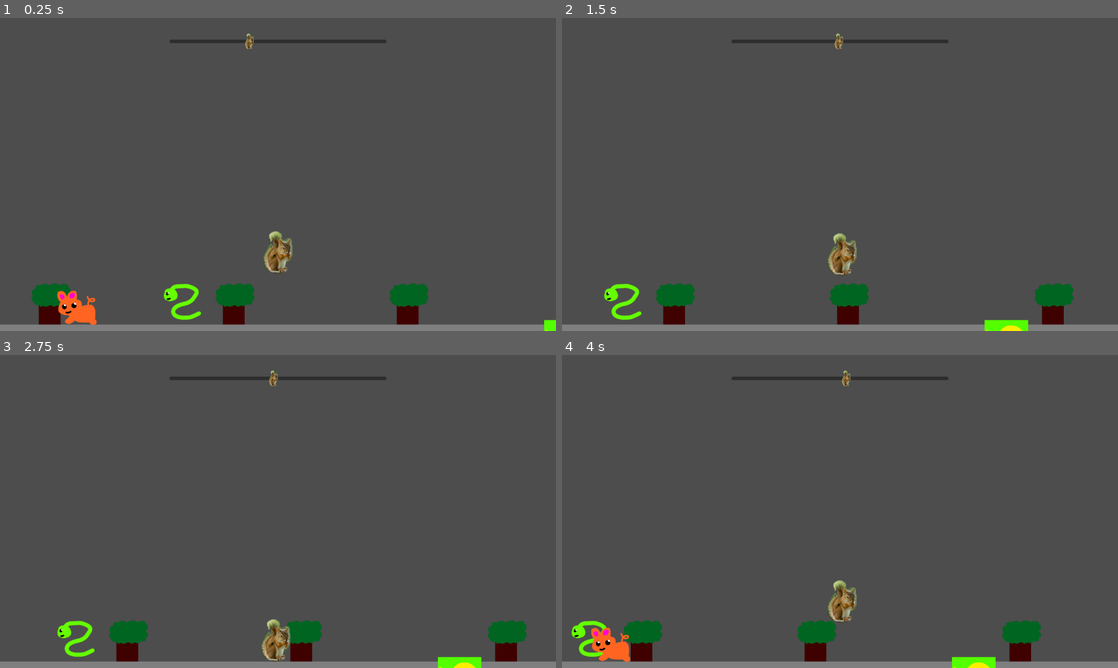
Above: before the commit, frames 1-4 (two rows, left to right).
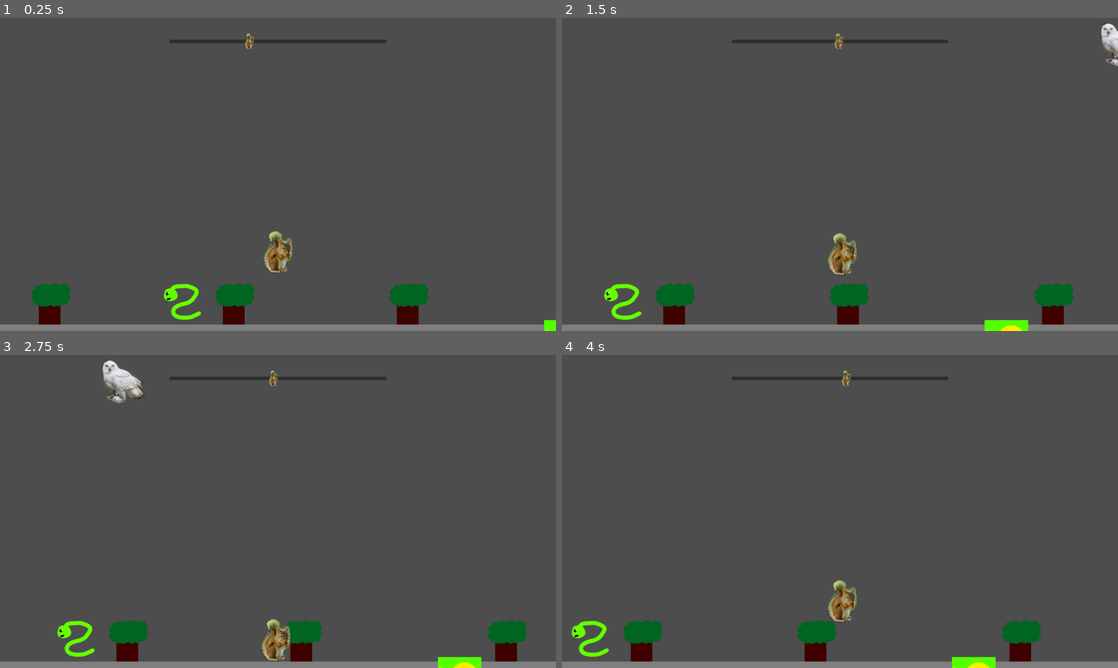
Above: after the commit, the same moments.

Repository: CamComDuck/SquirrelFamily
Game: Godot game, scene res://level/level.tscn
The game is run twice, just before and just after one commit, with the same random seed, the same clock (stepped at 60 frames per second) and the same inputs.
Inputs:
- Up to frame 1 (0.25 s): no input
- Up to frame 2 (1.5 s): hold D (move_right) from 0.53 s (still down); tap Space (action) at 0.6, 1.35 s; tap W (jump) at 0.77 s
- Up to frame 3 (2.75 s): tap W (jump) at 1.52 s; release D (move_right) at 2.03 s; hold A (move_left) from 2.03 s (still down); tap Space (action) at 2.1 s
- Up to frame 4 (4 s): release A (move_left) at 2.78 s; hold D (move_right) from 2.78 s (still down); tap Space (action) at 2.85, 3.6 s; tap W (jump) at 3.02, 3.77 s

The runs differ from the first frame. In frame 1, 0.5% of the frame differs, in the area x 10-18%, y 87-98%; in frame 2, 0.3%; in frame 3, 0.6%, in the area x 18-27%, y 1-16%; in frame 4, 0.5%.

Commit message:
Add win condition when Snake, Rabbit, and Fish are complete

Diff:
--- a/project/level/level.gd
+++ b/project/level/level.gd
@@ -3,7 +3,7 @@
 var _max_x := 2350
 var _min_x := -1075
 
-@onready var game_lost_label: Label = $GameLostLabel
+@onready var game_end_label: Label = $GameEndLabel
 @onready var camera_2d: Camera2D = $Camera2D
 @onready var squirrel: Squirrel = $Squirrel
 @onready var fish: Sprite2D = $Fish
@@ -67,9 +67,18 @@
 	screen_scroll_bar.position.x = camera_2d.position.x - (screen_scroll_bar.size.x / 2)
 
 func _on_owl_game_lost() -> void:
-	game_lost_label.show()
+	game_end_label.position.x = squirrel.position.x - (game_end_label.size.x / 2)
+	game_end_label.text = "You lost!"
+	game_end_label.show()
 
 
 func _on_squirrel_game_lost() -> void:
-	game_lost_label.position.x = squirrel.position.x - (game_lost_label.size.x / 2)
-	game_lost_label.show()
+	game_end_label.position.x = squirrel.position.x - (game_end_label.size.x / 2)
+	game_end_label.text = "You lost!"
+	game_end_label.show()
+
+
+func _on_squirrel_game_won() -> void:
+	game_end_label.position.x = squirrel.position.x - (game_end_label.size.x / 2)
+	game_end_label.text = "You Win!"
+	game_end_label.show()
--- a/project/level/level.tscn
+++ b/project/level/level.tscn
@@ -52,7 +52,7 @@
 z_as_relative = false
 position = Vector2(-1075, 60)
 
-[node name="GameLostLabel" type="Label" parent="."]
+[node name="GameEndLabel" type="Label" parent="."]
 visible = false
 anchors_preset = 8
 anchor_left = 0.5
@@ -172,10 +172,18 @@
 shape = SubResource("CircleShape2D_4d756")
 
 [node name="Rabbit" parent="." instance=ExtResource("11_vl36j")]
-position = Vector2(-112, 644)
+position = Vector2(751, 603)
 
 [connection signal="game_lost" from="Squirrel" to="." method="_on_squirrel_game_lost"]
 [connection signal="game_lost" from="Squirrel" to="Owl" method="_on_squirrel_game_lost"]
+[connection signal="game_lost" from="Squirrel" to="Rabbit" method="_on_squirrel_game_lost"]
+[connection signal="game_won" from="Squirrel" to="." method="_on_squirrel_game_won"]
+[connection signal="game_won" from="Squirrel" to="Owl" method="_on_squirrel_game_won"]
+[connection signal="game_won" from="Squirrel" to="Rabbit" method="_on_squirrel_game_won"]
+[connection signal="rabbit_picked_up" from="Squirrel" to="Rabbit" method="_on_squirrel_rabbit_picked_up"]
+[connection signal="rabbit_placed_in_tree" from="Squirrel" to="Rabbit" method="_on_squirrel_rabbit_placed_in_tree"]
 [connection signal="game_lost" from="Owl" to="." method="_on_owl_game_lost"]
 [connection signal="game_lost" from="Owl" to="Squirrel" method="_on_owl_game_lost"]
+[connection signal="game_lost" from="Owl" to="Rabbit" method="_on_owl_game_lost"]
 [connection signal="timeout" from="Snake/BiteTimer" to="Squirrel" method="_on_bite_timer_timeout"]
+[connection signal="escaped_tree" from="Rabbit" to="Squirrel" method="_on_rabbit_escaped_tree"]
--- a/project/owl/owl.gd
+++ b/project/owl/owl.gd
@@ -12,7 +12,7 @@
 var _is_hunting := false
 var _is_diving := false
 var _dive_x : float
-var _can_move : bool = false
+var _can_move : bool = true
 
 @onready var _hunt_timer_object : Timer = $HuntTimer
 
@@ -83,3 +83,8 @@
 
 	elif body.name != "Floor" and body.name != "Ceiling":
 		_moving_left = not _moving_left
+
+
+func _on_squirrel_game_won() -> void:
+	_can_move = false
+	linear_velocity = Vector2.ZERO
--- a/project/rabbit/rabbit.gd
+++ b/project/rabbit/rabbit.gd
@@ -1,7 +1,9 @@
 class_name Rabbit
 extends CharacterBody2D
 
-const SPEED = 300.0
+signal escaped_tree
+
+const SPEED = 200.0
 const JUMP_VELOCITY = -500.0
 
 var _can_move := true
@@ -10,8 +12,10 @@
 
 @onready var move_timer: Timer = $MoveTimer
 @onready var shape_cast_2d: ShapeCast2D = $ShapeCast2D
+@onready var escape_timer: Timer = $EscapeTimer
 
 func _ready() -> void:
+	position.x = randf_range(-1075, 2350)
 	move_timer.wait_time = randf_range(1, 4)
 	_direction = randi_range(-1, 1)
 	move_timer.start()
@@ -36,12 +40,55 @@
 		move_and_slide()
 
 	for i in shape_cast_2d.get_collision_count():
-		var current_collision = shape_cast_2d.get_collider(i)
+		var collision = shape_cast_2d.get_collider(i).name
 
-		if (current_collision.name == "Rock" or current_collision.name == "PondClean" or current_collision.name == "PondDirty") and is_on_floor():
+		if (collision == "Rock" or collision == "PondClean" or collision == "PondDirty") and is_on_floor():
 			velocity.y = JUMP_VELOCITY
 
 func _on_move_timer_timeout() -> void:
 	move_timer.wait_time = randf_range(1, 3)
 	_direction = randi_range(-1, 1)
 	move_timer.start()
+
+
+func _on_squirrel_rabbit_picked_up() -> void:
+	velocity = Vector2.ZERO
+	_can_move = not _can_move
+	shape_cast_2d.enabled = not shape_cast_2d.enabled
+
+
+func _on_squirrel_rabbit_placed_in_tree() -> void:
+	escape_timer.wait_time = randf_range(5, 10)
+	escape_timer.start()
+
+
+func _on_escape_timer_timeout() -> void:
+	velocity = Vector2.ZERO
+	_can_move = not _can_move
+	shape_cast_2d.enabled = not shape_cast_2d.enabled
+
+	move_timer.wait_time = randf_range(1, 3)
+	_direction = randi_range(-1, 1)
+	move_timer.start()
+	escaped_tree.emit()
+
+
+func _on_squirrel_game_lost() -> void:
+	_can_move = false
+	velocity = Vector2.ZERO
+	move_timer.stop()
+	escape_timer.stop()
+
+
+func _on_squirrel_game_won() -> void:
+	_can_move = false
+	velocity = Vector2.ZERO
+	move_timer.stop()
+	escape_timer.stop()
+
+
+func _on_owl_game_lost() -> void:
+	_can_move = false
+	velocity = Vector2.ZERO
+	move_timer.stop()
+	escape_timer.stop()
--- a/project/rabbit/rabbit.tscn
+++ b/project/rabbit/rabbit.tscn
@@ -31,4 +31,8 @@
 target_position = Vector2(0, 0)
 collision_mask = 3
 
+[node name="EscapeTimer" type="Timer" parent="."]
+one_shot = true
+
 [connection signal="timeout" from="MoveTimer" to="." method="_on_move_timer_timeout"]
+[connection signal="timeout" from="EscapeTimer" to="." method="_on_escape_timer_timeout"]
--- a/project/squirrel/squirrel.gd
+++ b/project/squirrel/squirrel.gd
@@ -2,6 +2,9 @@
 extends CharacterBody2D
 
 signal game_lost
+signal game_won
+signal rabbit_picked_up
+signal rabbit_placed_in_tree
 
 const SPEED = 300.0
 const JUMP_VELOCITY = -500.0
@@ -9,8 +12,9 @@
 var _can_move := true
 var _is_hiding := false
 
-var _fish_in_dirty_pond := true
+var _fish_in_clean_pond := false
 var _snake_on_rock := false
+var _rabbit_in_tree = false
 var _object_in_hand : String = "NONE"
 
 @onready var shape_cast_2d: ShapeCast2D = $ShapeCast2D
@@ -21,6 +25,7 @@
 @onready var snake: Area2D = $"../Snake"
 @onready var bite_progress_bar: ProgressBar = $"../Snake/BiteProgressBar"
 @onready var bite_timer: Timer = $"../Snake/BiteTimer"
+@onready var rabbit: Rabbit = $"../Rabbit"
 
 func _physics_process(delta: float) -> void:
 	if _can_move:
@@ -56,9 +61,13 @@
 	elif _object_in_hand == "SNAKE":
 		snake.position = position
 		bite_progress_bar.value = (bite_timer.time_left / bite_timer.wait_time) * 100
+	elif _object_in_hand == "RABBIT":
+		rabbit.position = Vector2(position.x, position.y - 125)
+
 
 	# HANDLE COLLISIONS
 	for i in shape_cast_2d.get_collision_count():
+
 
 		if shape_cast_2d.get_collider(i).name == "Owl":
 
@@ -67,28 +76,31 @@
 
 		elif shape_cast_2d.get_collider(i).has_method("is_tree"):
 
-			if Input.is_action_just_pressed("action") and not _is_hiding:
+			if Input.is_action_just_pressed("action") and _object_in_hand == "RABBIT":
+				_object_in_hand = "NONE"
+				rabbit_placed_in_tree.emit()
+				_rabbit_in_tree = true
+
+			elif Input.is_action_just_pressed("action") and not _is_hiding:
 				_is_hiding = true
 				_can_move = false
 
 		elif shape_cast_2d.get_collider(i).name == "PondDirty":
 
-			if Input.is_action_just_pressed("action") and _fish_in_dirty_pond and _object_in_hand == "NONE":
-				_fish_in_dirty_pond = false
+			if Input.is_action_just_pressed("action") and not _fish_in_clean_pond and _object_in_hand == "NONE":
 				_object_in_hand = "FISH"
-			elif Input.is_action_just_pressed("action") and not _fish_in_dirty_pond and _object_in_hand == "FISH":
-				_fish_in_dirty_pond = true
+			elif Input.is_action_just_pressed("action") and not _fish_in_clean_pond and _object_in_hand == "FISH":
 				_object_in_hand = "NONE"
 				fish.position = pond_dirty.position
 
 		elif shape_cast_2d.get_collider(i).name == "PondClean":
 
-			if Input.is_action_just_pressed("action") and not _fish_in_dirty_pond and _object_in_hand == "FISH":
-				_fish_in_dirty_pond = false
+			if Input.is_action_just_pressed("action") and not _fish_in_clean_pond and _object_in_hand == "FISH":
+				_fish_in_clean_pond = true
 				_object_in_hand = "NONE"
 				fish.position = pond_clean.position
-			elif Input.is_action_just_pressed("action") and not _fish_in_dirty_pond and _object_in_hand == "NONE":
-				_fish_in_dirty_pond = false
+			elif Input.is_action_just_pressed("action") and _fish_in_clean_pond and _object_in_hand == "NONE":
+				_fish_in_clean_pond = false
 				_object_in_hand = "FISH"
 
 		elif shape_cast_2d.get_collider(i).name == "Rock":
@@ -107,10 +119,20 @@
 				_object_in_hand = "SNAKE"
 				_snake_on_rock = false
 
-				bite_timer.wait_time = randf_range(10, 15)
+				bite_timer.wait_time = randf_range(8, 10)
 				bite_timer.start()
 				bite_progress_bar.show()
 
+		elif shape_cast_2d.get_collider(i).name == "Rabbit":
+
+			if Input.is_action_just_pressed("action") and _object_in_hand == "NONE":
+				_object_in_hand = "RABBIT"
+				rabbit_picked_up.emit()
+
+
+	if _fish_in_clean_pond and _snake_on_rock and _rabbit_in_tree:
+		game_won.emit()
+		_can_move = false
 
 func _on_owl_game_lost() -> void:
 	_can_move = false
@@ -119,3 +141,7 @@
 func _on_bite_timer_timeout() -> void:
 	game_lost.emit()
 	_can_move = false
+
+
+func _on_rabbit_escaped_tree() -> void:
+	_rabbit_in_tree = false
